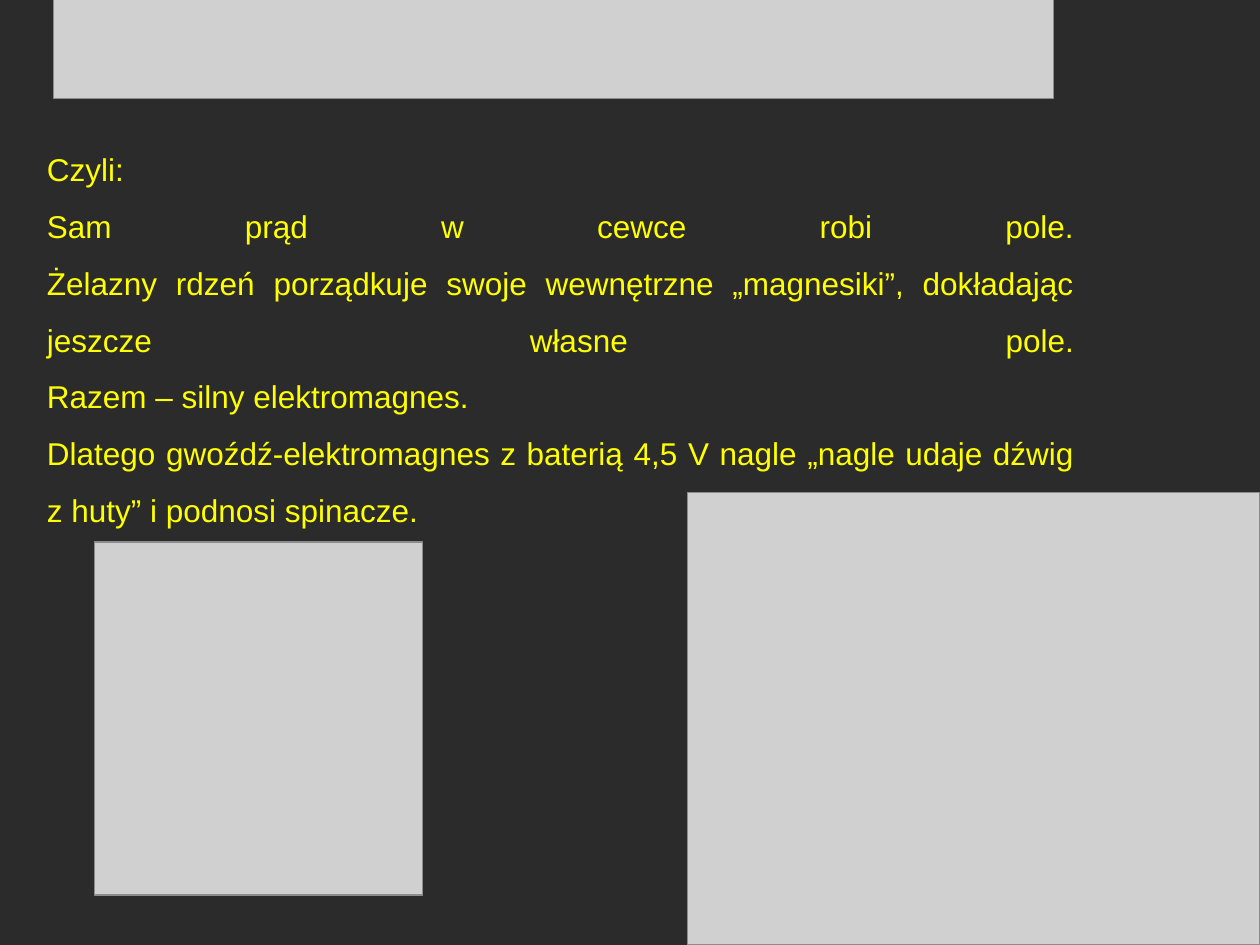
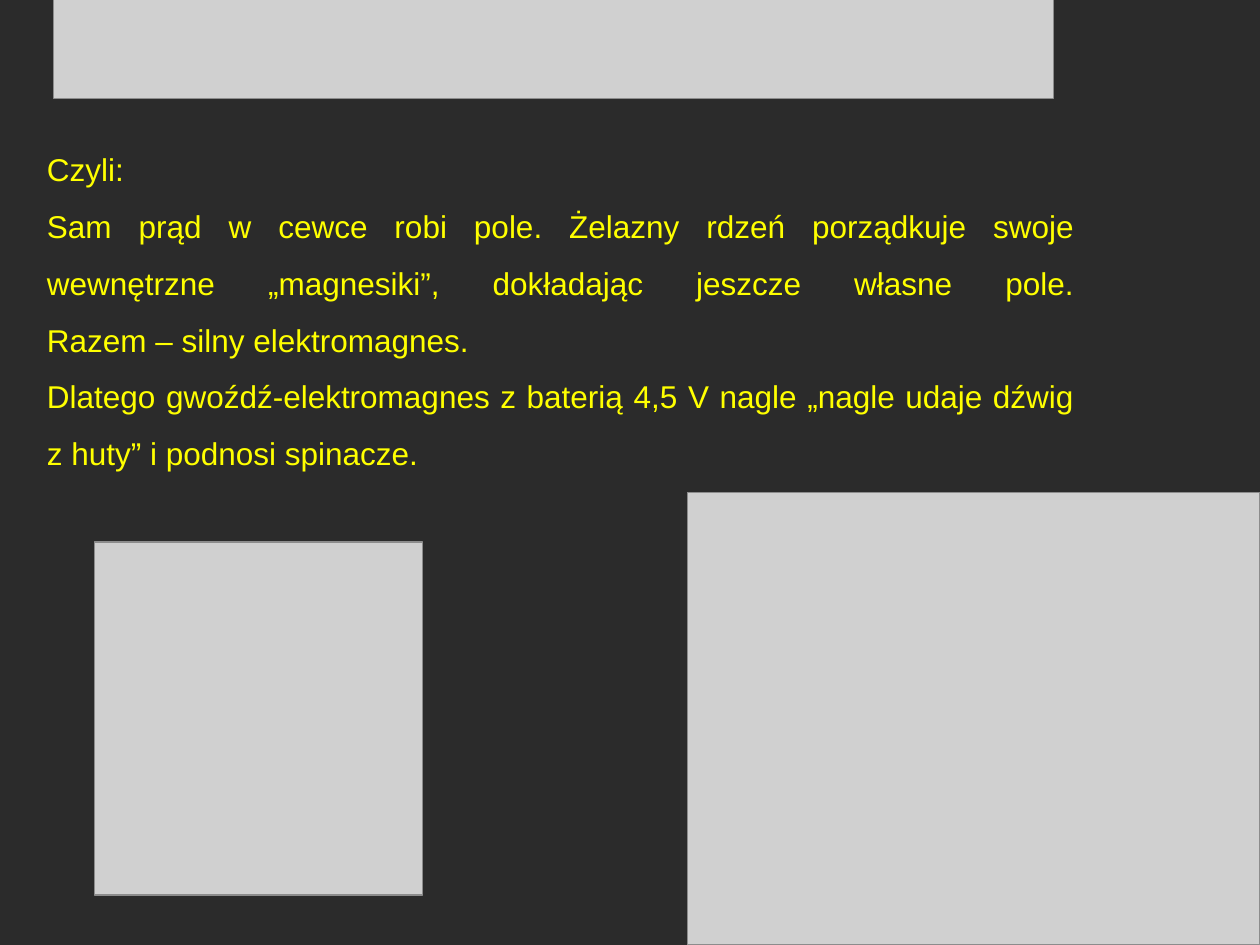
Before and after one commit to MichalMus/Fizyka-w-szkole, a slide deck: slide 7 of Magnetyzm i elektromagnetyzm/3.ELEKTROMAGNES I MAGNETYCZNE WŁAŚCIWOŚCI SUBSTANCJI.ppt (slide 8 before the commit). Drawn at 1260x945 pixels with LibreOffice and Linux fonts; fonts in the diff are those of the drawing; grey boxes stand for pictures; background and template pictures are left out; a plain dark background stands for a picture behind light text. Boxes give left, top, right and bottom in pixels: in the first picture for what was removed or moved away, otherwise in the second. Text is boxed around its words. In the diff, an @@ line names an element or a change of style, - is before the commit and + after.

```diff
--- a/Magnetyzm i elektromagnetyzm/3.ELEKTROMAGNES I MAGNETYCZNE WŁAŚCIWOŚCI SUBSTANCJI.ppt
+++ b/Magnetyzm i elektromagnetyzm/3.ELEKTROMAGNES I MAGNETYCZNE WŁAŚCIWOŚCI SUBSTANCJI.ppt
@@ text "Czyli:" rewrapped from (47,158,1074,528) to (47,158,1073,471) @@
```
Also in this commit, not shown: 7 other slides changed, 2 slides added, 7 slides removed, 4 other files.
